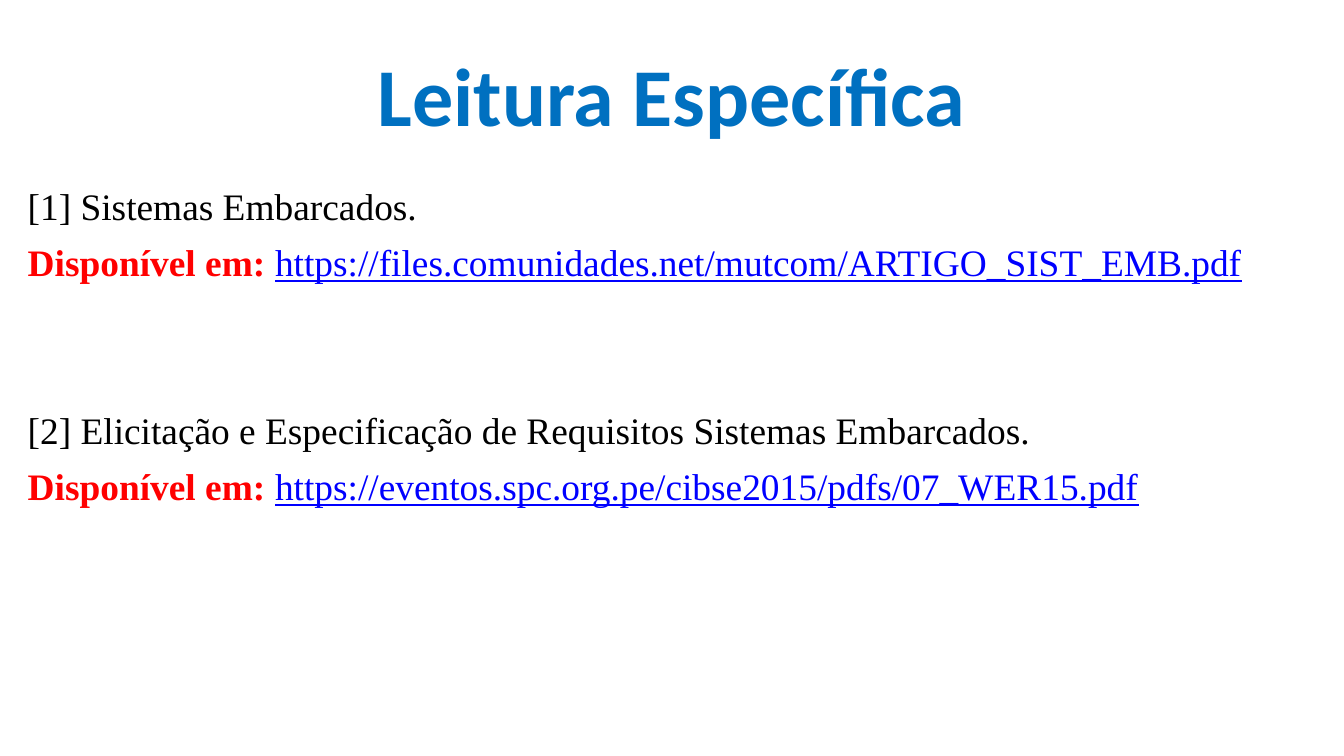
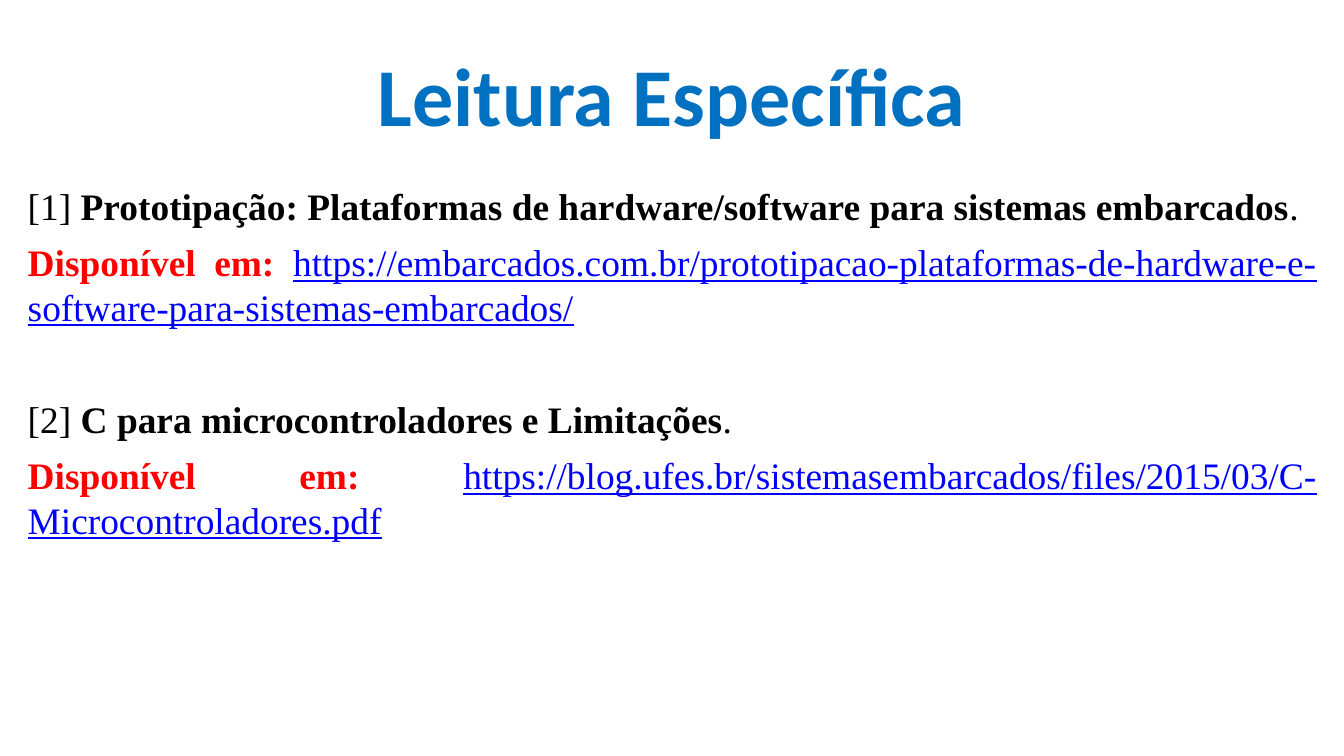
Before and after one commit to CloudEducationBrazil/WydenArea1ProgramacaoMicrocontroladores, a slide deck: slide 13 of 01 Classes/Aula 09 - Programação Microcontroladores - Projetos com Microcontroladores Limitações.pptx (slide 5 before the commit). Drawn at 1344x756 pixels with LibreOffice and Linux fonts; fonts in the diff are those of the drawing; background and template pictures are left out. Boxes give left, top, right and bottom in pixels: in the first picture for what was removed or moved away, otherwise in the second. Text is boxed around its words. In the diff, an @@ line names an element or a change of style, - is before the commit and + after.

```diff
--- a/01 Classes/Aula 09 - Programação Microcontroladores - Projetos com Microcontroladores Limitações.pptx
+++ b/01 Classes/Aula 09 - Programação Microcontroladores - Projetos com Microcontroladores Limitações.pptx
@@ text at [28, 193, 1316, 541]: text changed @@
-[1] Sistemas Embarcados.
-Disponível em: https://files.comunidades.net/mutcom/ARTIGO_SIST_EMB.pdf
-[2] Elicitação e Especificação de Requisitos Sistemas Embarcados.
-Disponível em: https://eventos.spc.org.pe/cibse2015/pdfs/07_WER15.pdf
+[1] Prototipação: Plataformas de hardware/software para sistemas embarcados.
+Disponível em: https://embarcados.com.br/prototipacao-plataformas-de-hardware-e-software-para-sistemas-embarcados/
+[2] C para microcontroladores e Limitações.
+Disponível em: https://blog.ufes.br/sistemasembarcados/files/2015/03/C-Microcontroladores.pdf
```
Also in this commit, not shown: 4 other slides changed, 10 slides added, 2 slides removed, 4 other files.
